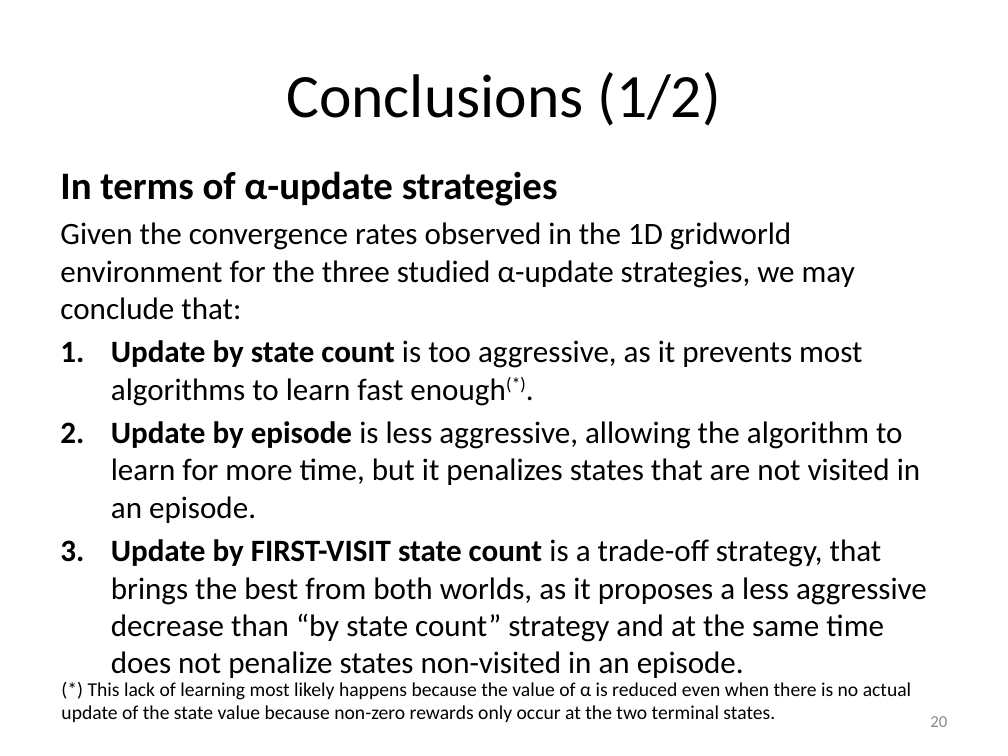
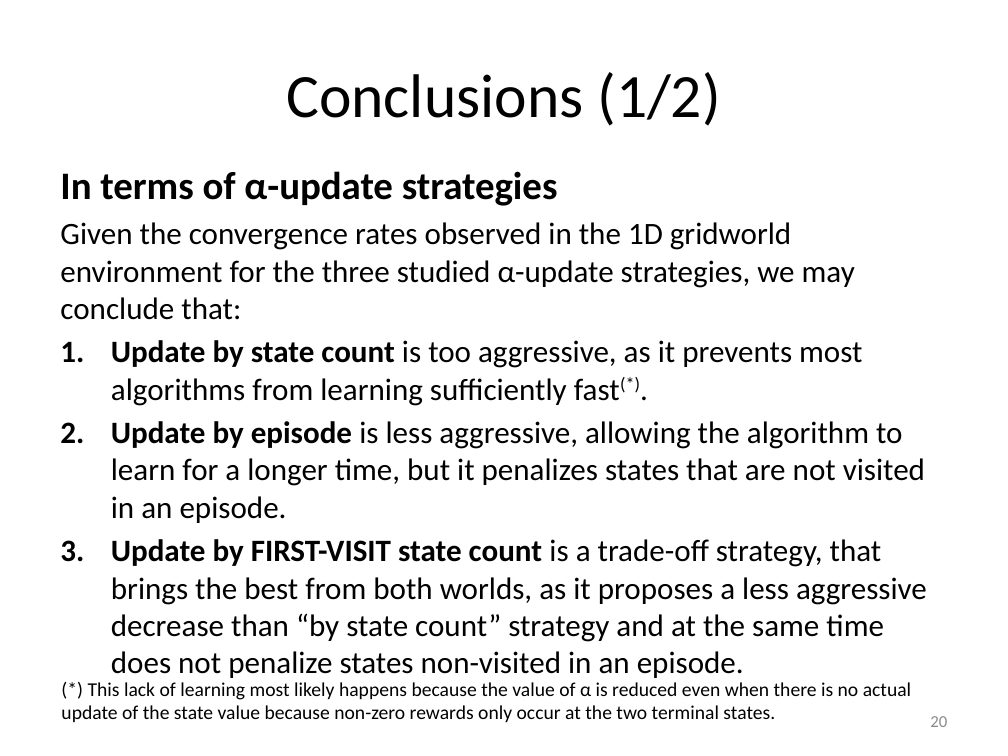
Before and after one commit to mastropi/RL, a slide deck: slide 20 of RL-001-MemoryManagement/results/202005May20-TestsTDLambda&AdaptiveTDLambda-1DGridworld.pptx. Drawn at 1008x756 pixels with LibreOffice and Linux fonts; fonts in the diff are those of the drawing. Boxes give left, top, right and bottom in pixels: in the first picture for what was removed or moved away, otherwise in the second. Text is boxed around its words. In the diff, an @@ line names an element or a change of style, - is before the commit and + after.

Commit message:
[TD] Sutton pag. 295: Analysis of TD(lambda) vs. fixed alpha + housekeeping
The analysis of TD(lambda) that reproduces the plot of the RMSE in the 19-state 1D gridworld presented in Sutton 2018, pag. 295 is implemented at the end of simu_lambdas.py.

The plots for different lambda_max choices in ATD(Lambda) and HATD(Lambda) were added to the presentation '202005May20-TestsTDLambda&AdaptiveTDLambda_1DGridworld.pptx' at the end of section "Results of experiments run in Apr-2022".

Housekeeping activities:
- Renamed the possible values of enum AdaptiveLambdaType to more natural names: ATD instead of FULL and HATD instead of HOMOGENEOUS. This also facilitates showing the legend in the aforementioned plot so that we can directly refer to the name of the AdaptiveLambdaType enum.

- In simulators.py:
  - In run(), plots of the evolution of lambda values with episodes are now produced only when `plot=True`. This avoids the creation of SOOO MANY plots when running a set of experiments which filled up the stack of generated figures! (making the analysis of the plots of interest more difficult).
  - In simulate(), the calculation of the standard error of the RMSE values at the end of each episode and at the end of the experiment was fixed by avoiding sqrt( "negative value" ) which occurred a few times, namely when the difference (SS - n*mu^2) yielded a slightly negative number, e.g. ~ -1E-16.

```diff
--- a/RL-001-MemoryManagement/results/202005May20-TestsTDLambda&AdaptiveTDLambda-1DGridworld.pptx
+++ b/RL-001-MemoryManagement/results/202005May20-TestsTDLambda&AdaptiveTDLambda-1DGridworld.pptx
@@ text at <box>111,340,925,523</box>: text changed @@
-1. Update by state count is too aggressive, as it prevents most algorithms to learn fast enough(*).
-2. Update by episode is less aggressive, allowing the algorithm to learn for more time, but it penalizes states that are not visited in an episode.
+1. Update by state count is too aggressive, as it prevents most algorithms from learning sufficiently fast(*).
+2. Update by episode is less aggressive, allowing the algorithm to learn for a longer time, but it penalizes states that are not visited in an episode.
```
Also in this commit, not shown: 2 other slides changed, 16 slides added, 4 other files.
